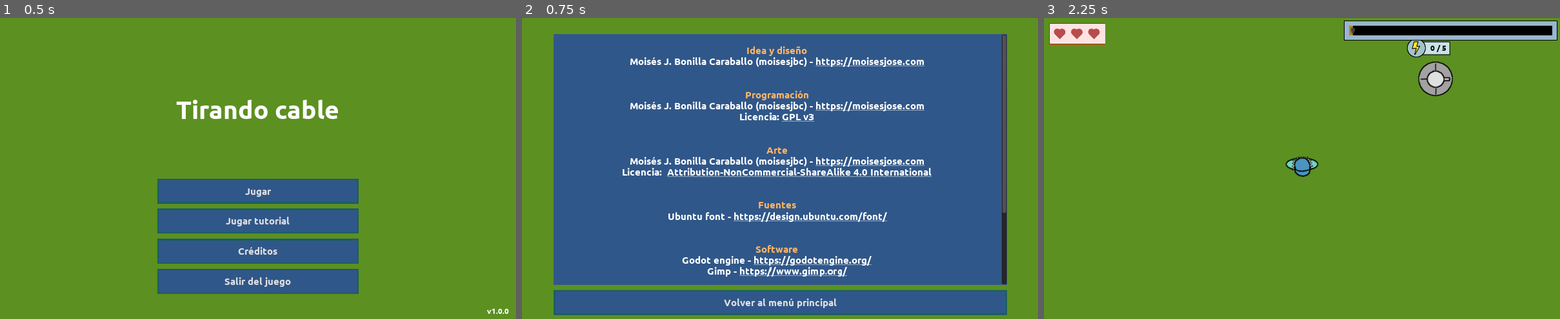
Above: before the commit, frames 1-3 (left to right).
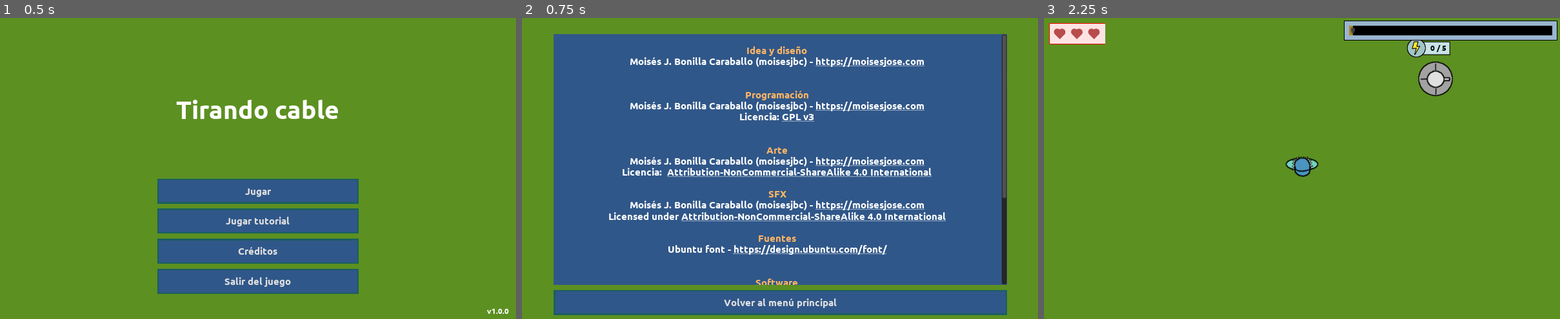
Above: after the commit, the same moments.

Repository: moisesjbc/spain-game-dev-jam-3
Game: Godot game, scene res://menus/main_menu/main_menu.tscn
Two runs of this game, one before a commit and one after it. Both use one fixed random seed, a clock stepped at 60 frames per second and the inputs below.
Inputs:
- Up to frame 1 (0.5 s): no input
- Up to frame 2 (0.75 s): click "Créditos" at 0.5 s
- Up to frame 3 (2.25 s): click "Volver al menú principal" at 1.25 s; click "Jugar" at 2 s

Frame 1 is identical in both runs. In frame 2, 3.4% of the frame differs, in the area x 16-94%, y 57-89%; in frame 3, nothing differs.

Commit message:
Añade sfxr a créditos

Diff:
--- a/godot-project/menus/credits_menu/credits_menu.tscn
+++ b/godot-project/menus/credits_menu/credits_menu.tscn
@@ -65,6 +65,9 @@
 [color=white]Moisés J. Bonilla Caraballo (moisesjbc) - [url=https://moisesjose.com]https://moisesjose.com[/url][/color]
 [color=white]Licencia:  [url=http://creativecommons.org/licenses/by-nc-sa/4.0/]Attribution-NonCommercial-ShareAlike 4.0 International[/url][/color]
 
+[color=#FFB563]SFX[/color]
+[color=white]Moisés J. Bonilla Caraballo (moisesjbc) - [url=https://moisesjose.com]https://moisesjose.com[/url][/color]
+[color=white]Licensed under [url=http://creativecommons.org/licenses/by-nc-sa/4.0/]Attribution-NonCommercial-ShareAlike 4.0 International[/url][/color]
 
 [color=#FFB563]Fuentes[/color]
 [color=white]Ubuntu font - [url=https://design.ubuntu.com/font/]https://design.ubuntu.com/font/[/url][/color]
@@ -73,8 +76,8 @@
 [color=#FFB563]Software[/color]
 [color=white]Godot engine - [url=https://godotengine.org/]https://godotengine.org/[/url]
 Gimp - [url=https://www.gimp.org/]https://www.gimp.org/[/url]
+sfxr - [url=http://www.drpetter.se/project_sfxr.html]http://www.drpetter.se/project_sfxr.html[/url]
 [/color]
-
 
 [color=#FFB563]Agradecimientos[/color]
 A los organizadores de la Spain Game Devs Jam III - [url=https://itch.io/jam/spain-game-devs-jam-iii]https://itch.io/jam/spain-game-devs-jam-iii[/url]
@@ -97,6 +100,9 @@
 Moisés J. Bonilla Caraballo (moisesjbc) - https://moisesjose.com
 Licencia:  Attribution-NonCommercial-ShareAlike 4.0 International
 
+SFX
+Moisés J. Bonilla Caraballo (moisesjbc) - https://moisesjose.com
+Licensed under Attribution-NonCommercial-ShareAlike 4.0 International
 
 Fuentes
 Ubuntu font - https://design.ubuntu.com/font/
@@ -105,7 +111,7 @@
 Software
 Godot engine - https://godotengine.org/
 Gimp - https://www.gimp.org/
-
+sfxr - http://www.drpetter.se/project_sfxr.html
 
 
 Agradecimientos
Not shown: 2 places in godot-project/menus/credits_menu/credits_menu.tscn that only renumber resources
